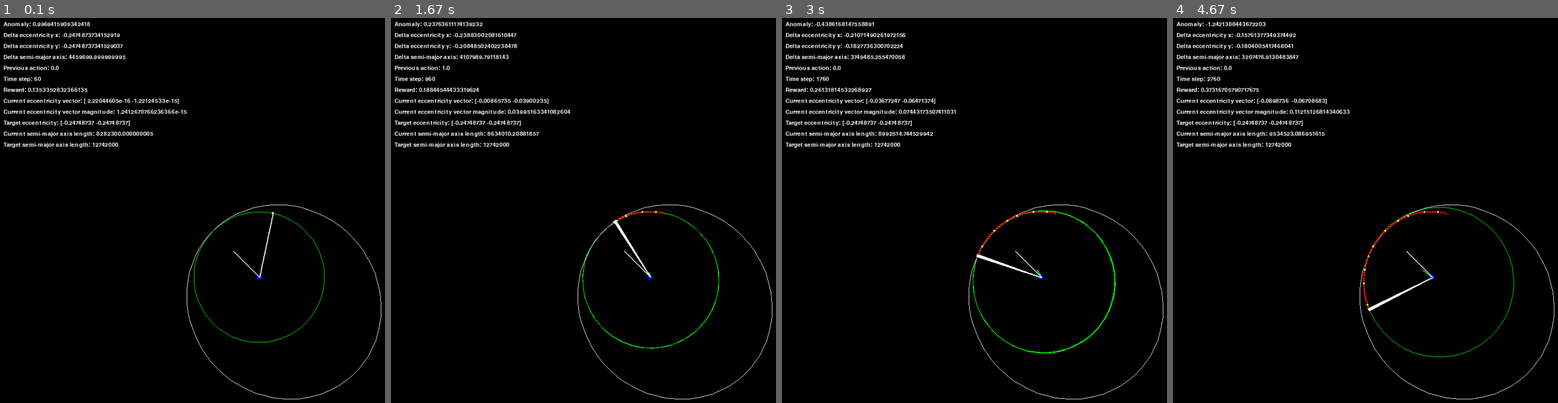
Above: before the commit, frames 1-4 (left to right).
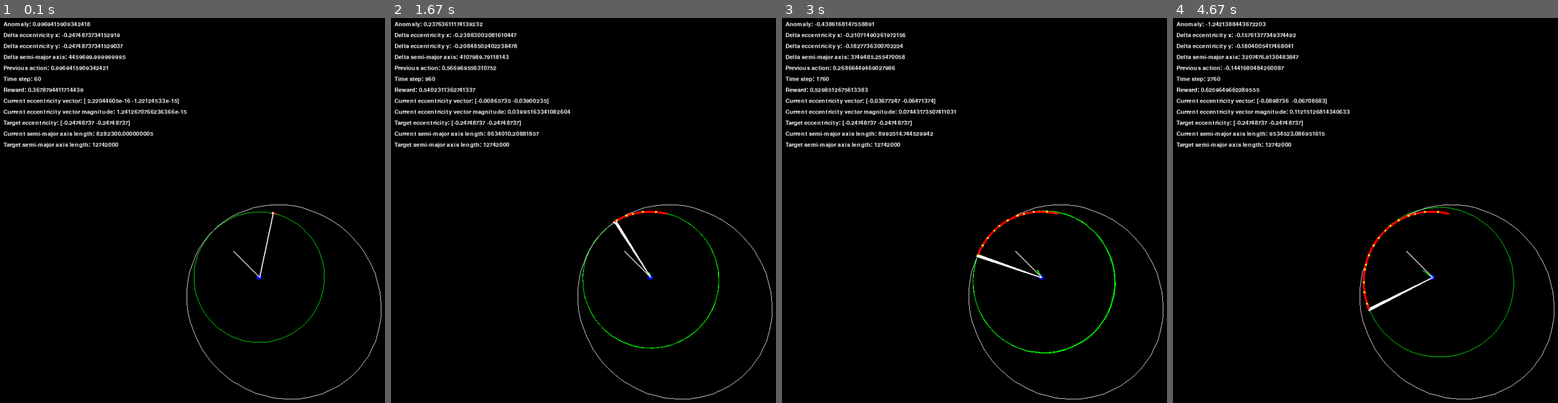
Above: after the commit, the same moments.

Repository: degtrdg/hohmann-transfer-rl
Game: pygame game, started from game.py
The game is run twice, just before and just after one commit, with the same random seed, the same clock (stepped at 60 frames per second) and the same inputs.
Inputs:
- Up to frame 1 (0.1 s): no input
- Up to frame 2 (1.67 s): tap Space at 0.33, 0.73, 1.03, 1.23, 1.57 s
- Up to frame 3 (3 s): tap Space at 1.87, 2.07, 2.37, 2.63, 2.97 s
- Up to frame 4 (4.67 s): tap Space at 3.27, 3.4, 3.8, 4.1, 4.47 s

The runs differ from the first frame. In frame 1, 0.2% of the frame differs, in the area x 8-72%, y 12-52%; in frame 2, 0.3%; in frame 3, 0.4%; in frame 4, 0.5%, in the area x 8-72%, y 12-76%.

Commit message:
dumb idea was dumb

Diff:
--- a/SimpleBurnEnv.py
+++ b/SimpleBurnEnv.py
@@ -17,7 +17,7 @@
         1       Delta eccentricity x    -1     1
         2       Delta eccentricity y    -1     1
         3       Delta semi-major axis   0      Inf
-        4       Previous action         0      1
+        4       e angle diff            -pi    pi
         5       Target time             -Inf   Inf
     """
     def __init__(self):
@@ -25,11 +25,11 @@
 
         # The minimum and maximum values for each observation parameter, used to define the bounds of the observation space.
         # They are arrays of 6 values, corresponding to the six parameters outlined in the 'Observation' section.
-        self.min_obs = np.array([-np.pi, -1, -1, 0, 0, -np.inf])
-        self.max_obs = np.array([np.pi, 1, 1, np.inf, 1, np.inf])
+        self.min_obs = np.array([-np.pi, -1, -1, -np.inf, -np.pi, -np.inf])
+        self.max_obs = np.array([np.pi, 1, 1, np.inf, np.pi, np.inf])
 
         # The maximum time for the simulation. After this time has passed, the simulation will end.
-        self.max_t = 10000
+        self.max_t = 20000
 
         # The starting time for the simulation, set to 0 for the start of the simulation.
         self.t0 = 0
@@ -70,12 +70,7 @@
         delta_e = np.linalg.norm(state[1:3])/np.linalg.norm(self.target[0])
         delta_a = state[3]/(self.target[1]-self.a0)
 
-        if action == state[4]:
-            continuity_reward = 0.1
-        else:
-            continuity_reward = 0
-
-        return np.exp(-(delta_e**2)) * np.exp(-(delta_a**2))
+        return np.exp(-((delta_e)**2)) + action*.1
 
     def step(self, action, dt=10):
         # TODO: Add further terminal conditions and reward
@@ -110,7 +105,7 @@
         self.state[0] = self.orbit_state[0]
         self.state[1:3] = self.target[0] - self.orbit_state[1:3]
         self.state[3] = self.target[1] - self.orbit_state[3]
-        self.state[4] = action
+        self.state[4] = om.e_angle_diff(self.ivp_state[:2], self.ivp_state[2:4], self.tbr.mu, self.target)
         self.state[5] = om.absolute_target_time(self.ivp_state[:2], self.ivp_state[2:4], self.tbr.mu, self.target)
 
         # Calculate the reward for the current state.
@@ -118,13 +113,10 @@
         e_norm = np.linalg.norm(self.state[1:3])
         target_e_norm = np.linalg.norm(self.target[0])
 
-        if np.linalg.norm(self.orbit_state[1:3]) < 1e-2:
-            e_angle_diff = 0
-        else:
-            direction = -np.sign(np.cross(self.orbit_state[1:3], self.target[0]))
-            e_angle_diff = direction * np.arccos(np.dot(self.orbit_state[1:3], self.target[0])/(np.linalg.norm(self.orbit_state[1:3])*np.linalg.norm(self.target[0])))
-
-        if self.t0 >= self.max_t or e_norm >= target_e_norm*1.2 or e_angle_diff < -np.pi/6 or self.state[3] <= -self.tbr.r1*0.7:
+        if self.t0 >= self.max_t or e_norm >= target_e_norm*1.2 or \
+            (np.linalg.norm(self.orbit_state[1:3]) > 1e-3 and np.abs(self.state[4]) > np.pi/2) or \
+                self.state[3] <= -self.tbr.r1*0.7 or \
+                    self.state[4] < -np.pi/3:
             truncated = True
         else:
             truncated = False
--- a/game.py
+++ b/game.py
@@ -4,7 +4,7 @@
 import orbital_mechanics as om
 
 TRAIL_COLOR = (255, 0, 0)  # Red color for the trail
-STEP = 5  # Draw a trail dot every 5 frames
+STEP = 1  # Draw a trail dot every 5 frames
 MAX_TRAIL_LENGTH = 500  # Maximum number of points in the trail
 PREDICTED_ORBIT_COLOR = (0, 255, 0)  # Green color for the orbit
 TARGET_ORBIT_COLOR = (255, 255, 255)  # White color for the orbit
--- a/game_with_agent.py
+++ b/game_with_agent.py
@@ -33,7 +33,7 @@
 
 model_dir = "models/simple/DQN"
 try:
-    model = PPO.load(f'{model_dir}/'+sys.argv[1])
+    model = PPO.load(f'{model_dir}/'+sys.argv[1]+"000")
 except:
     model = PPO.load(f'{model_dir}/5000')
 
@@ -94,15 +94,15 @@
         f'Delta eccentricity x: {env.state[1]}',
         f'Delta eccentricity y: {env.state[2]}',
         f'Delta semi-major axis: {env.state[3]}',
-        f'Thrust remaining: {env.state[4]}',
+        f'e angle diff: {env.state[4]}',
+        f'Target time: {env.state[5]}',
         f'Time step: {env.t0}',
         f'Reward: {reward}',
         f'Current eccentricity vector: {env.orbit_state[1:3]}',
         f'Current eccentricity vector magnitude: {np.linalg.norm(env.orbit_state[1:3])}',
         f'Target eccentricity: {env.target[0]}',
-        f'Current semi-major axis length: {env.orbit_state[2]}',
+        f'Current semi-major axis length: {env.orbit_state[3]}',
         f'Target semi-major axis length: {env.target[1]}'
-        f'Previous action {env.state[5]}'
     ]
 
     # Store the previous states
--- a/orbital_mechanics.py
+++ b/orbital_mechanics.py
@@ -65,6 +65,15 @@
         theta += 2*np.pi
     return theta
 
+def e_angle_diff(pos, vel, mu, target):
+    e = eccentricity_vector(pos, vel, mu)
+    if np.linalg.norm(e) < 1e-2:
+        direction = -np.sign(np.cross(pos, target[0]))
+        e_angle_diff = direction * np.arccos(np.dot(pos, target[0])/(np.linalg.norm(pos)*np.linalg.norm(target[0])))
+    else:
+        direction = -np.sign(np.cross(e, target[0]))
+        e_angle_diff = direction * np.arccos(np.dot(e, target[0])/(np.linalg.norm(e)*np.linalg.norm(target[0])))
+    return e_angle_diff
 
 # Apoapsis and periapsis calculations
 def apoapsis(pos, vel, mu):
--- a/reward_exp.py
+++ b/reward_exp.py
@@ -30,15 +30,4 @@
 # set the limits of the plot to the limits of the data
 ax.axis([e.min(), e.max(), a.min(), a.max()])
 fig.colorbar(c, ax=ax)
-
-e0 = np.array([0, 0])
-a0 = tbr.r1*1.3
-ediff = []
-adiff = []
-for i in range(500):
-    orbit = om.random_orbit(tbr, max_a=4, min_a=2, max_c=2)
-    ediff.append(np.linalg.norm(e0 - orbit[0]))
-    adiff.append(orbit[1]-a0)
-
-ax.plot(ediff, adiff, 'x', color='black', markersize=2)
 plt.show()
--- a/save_simple_model.py
+++ b/save_simple_model.py
@@ -27,7 +27,7 @@
 # model = DQN('MlpPolicy', env, verbose=1, tau=0.9, tensorboard_log=logdir)
 model = PPO('MlpPolicy', env, verbose=1, tensorboard_log=logdir)
 
-TIMESTAMPS = 5000
+TIMESTAMPS = 10000
 # Train the model and save it
 for i in range(1,200):
     model.learn(total_timesteps=TIMESTAMPS, reset_num_timesteps=False, progress_bar=False)
--- /dev/null
+++ b/simple_agent_reward.py
@@ -0,0 +1,112 @@
+import numpy as np
+import matplotlib.pyplot as plt
+import orbital_mechanics as om
+from SimpleBurnEnv import SimpleBurnEnv as sbe
+from stable_baselines3 import PPO
+
+env = sbe()
+env.offset = np.pi/3
+env.reset()
+
+# Load model
+model_dir = "models/simple/DQN"
+model = PPO.load(f'{model_dir}/340000')
+
+plt.figure(figsize=(8,5))
+plt.subplot(2,3,1)
+plt.subplots_adjust(wspace=0.5, hspace=0.4)
+plt.title("Orbit")
+
+# Initial orbit
+trajectory = om.orbit_trajectory(env.orbit_state[1:3], env.orbit_state[3])
+plt.plot(trajectory[0,:], trajectory[1,:], 'black', alpha=1)
+
+t = 0
+max_t = np.min([200, int(env.max_t/10)])
+positions = np.empty((max_t,2))
+orbits = np.empty((max_t, 4))
+states = np.empty((max_t,6))
+actions = np.empty(max_t)
+
+while True:
+    action, _states = model.predict(env.state)
+    if env.step(action)[2] or t >= max_t:
+        break
+    positions[t,:] = env.ivp_state[0:2]
+    states[t,:] = env.state
+    orbits[t,:] = env.orbit_state
+    actions[t] = 1
+    t += 1
+
+positions = positions[:t,:]
+states = states[:t,:]
+orbits = orbits[:t,:]
+actions = actions[:t]
+
+# Target orbit
+trajectory = om.orbit_trajectory(env.target[0], env.target[1])
+plt.plot(trajectory[0,:], trajectory[1,:], 'green', alpha=1)
+
+# Trajectory of the agent
+plt.subplot(2,3,1)
+plt.plot(positions[:,0], positions[:,1], 'darkorange', alpha=1)
+plt.plot(positions[-1,0], positions[-1,1], 'red', alpha=1, marker='x', markersize=5)
+
+# Reward space
+plt.subplot(2,3,2)
+plt.title("Reward space")
+def reward_space(reward_func):
+    e_difference = np.linspace(0, 1, 25)
+    a_difference = np.linspace(0, 1, 25)
+
+    e, a = np.meshgrid(e_difference, a_difference)
+    r = reward_func(e, a)
+    r = r[:-1, :-1]
+    return e, a, r
+
+e, a, r = reward_space(lambda e,a: np.exp(-((2*e)**2 + a**2)))
+r_min, r_max = -np.abs(r).max(), np.abs(r).max()
+
+c = plt.pcolormesh(e, a, r, cmap='RdBu', vmin=r_min, vmax=r_max)
+
+# Reward space trajectory
+target_deltas = np.array([[np.linalg.norm(np.array([states[i,1], states[i,2]]))/np.linalg.norm(env.target[0]),
+                           (states[i,3])/(states[0,3])] for i in range(t)])
+plt.scatter(target_deltas[:,0], target_deltas[:,1], color='k', marker='x', linewidth=.5, s=5)
+
+# Reward plot
+plt.subplot(2,3,3)
+rewards = np.array([env.reward(states[i,:], actions[i]) for i in range(t)])
+plt.title("Reward")
+plt.plot(rewards, color='blue')
+ax2 = plt.twinx()
+ax2.plot(np.cumsum(rewards), color='orange')
+
+# Target time
+plt.subplot(2,3,4)
+plt.title("Delta a")
+plt.plot(states[:,3]/env.tbr.r1)
+
+# Thrust remaining
+plt.subplot(2,3,5)
+plt.title("angle diff")
+plt.plot(states[:,4])
+
+# True anomaly
+plt.subplot(2,3,6)
+plt.title("target time")
+plt.plot(states[:,5])
+
+# Info about the orbit
+print("total steps:", len(positions))
+print("a accuracy (target, error):", 2, env.state[3]/env.tbr.r1)
+print("e accuracy (target, result):", np.linalg.norm(env.target[0]), np.sqrt(env.orbit_state[1]**2 + env.orbit_state[2]**2))
+print("--------------------")
+print("orbit state:", env.orbit_state[1:3], np.linalg.norm(env.orbit_state[1:3]), env.orbit_state[3]/env.tbr.r1)
+print("state:", env.state[1:3], np.linalg.norm(env.state[1:3]), env.state[3]/env.tbr.r1)
+print("target", env.target[0], np.linalg.norm(env.target[0]), env.target[1]/env.tbr.r1)
+print("--------------------")
+print("reward:", env.reward(env.state, 0))
+print("total reward:", np.sum(rewards))
+print("initial reward:", rewards[0])
+plt.show()
--- a/simple_model_test.py
+++ b/simple_model_test.py
@@ -12,7 +12,7 @@
 env.state[5] = 1
 
 model_dir = "models/simple/DQN"
-model = PPO.load(f'{model_dir}/18000')
+model = PPO.load(f'{model_dir}/290000')
 # model = PPO.load("saved-models/120000_simple_no_ta")
 
 # Initial orbit
@@ -22,7 +22,7 @@
 trajectory = om.orbit_trajectory(env.target[0], env.target[1])
 plt.plot(trajectory[0,:], trajectory[1,:], 'blue', alpha=1)
 
-positions = np.empty((1000,2))
+positions = np.empty((2000,2))
 burns = []
 for i in range(1000):
     action, _states = model.predict(env.state)
